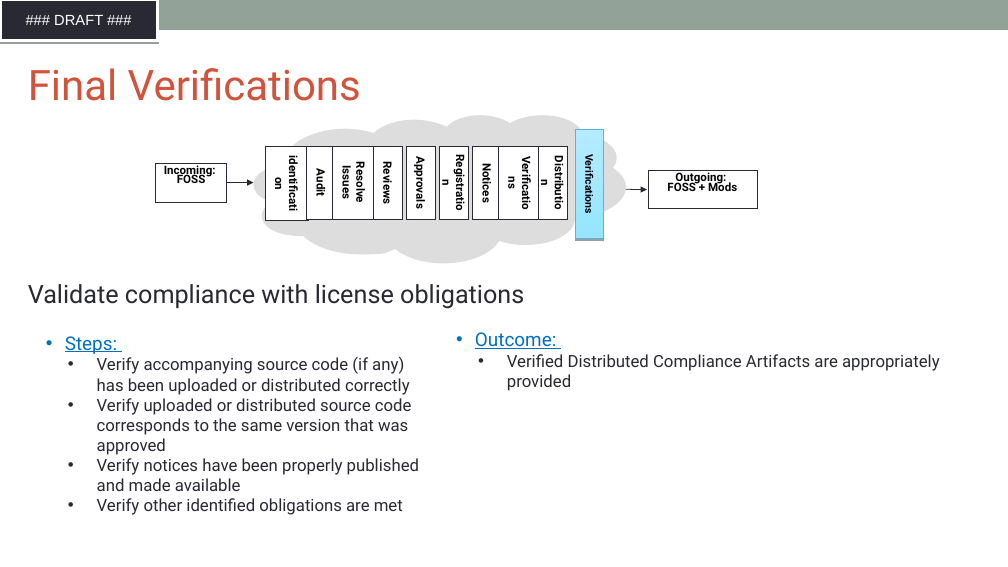
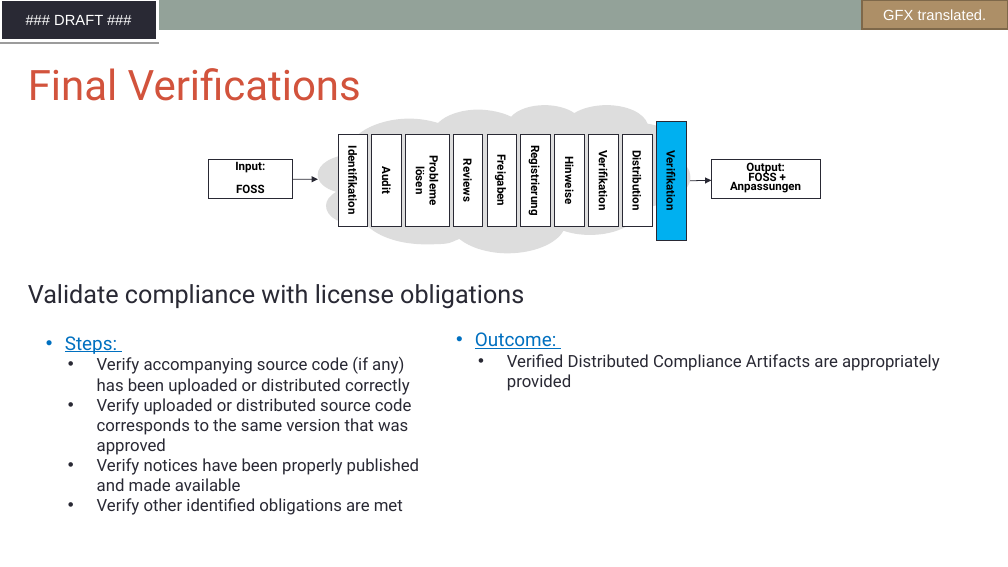
Before and after one commit to SThanheiser/curriculum, a slide deck: slide 67 of translation-DE/slides/DFT_openchain-curriculum-for-1-1_GER.odp. Drawn at 1008x567 pixels with LibreOffice and Linux fonts; fonts in the diff are those of the drawing; background and template pictures are left out. Boxes give left, top, right and bottom in pixels: in the first picture for what was removed or moved away, otherwise in the second. Text is boxed around its words. In the diff, an @@ line names an element or a change of style, - is before the commit and + after.

```diff
--- a/translation-DE/slides/DFT_openchain-curriculum-for-1-1_GER.odp
+++ b/translation-DE/slides/DFT_openchain-curriculum-for-1-1_GER.odp
@@ freeform shape added at [862,0,1008,29], fill #AD8F67, outline #7E684A 2.01 pt, 14 pt, text #FFFFFF @@
+GFX translated.
@@ freeform shape removed at [265,146,308,220] @@
-identification
@@ freeform shape removed at [333,146,376,219] @@
-Resolve Issues
@@ freeform shape added at [338,134,368,226], fill #FFFFFF, outline #292934 0.74 pt, 11 pt, text #000000, bold @@
+Identifikation
@@ freeform shape "Audit": place and size @@
-freeform shape "Audit" at [306,146,336,219]
+freeform shape "Audit" at [372,134,402,226]
@@ freeform shape added at [406,134,449,226], fill #FFFFFF, outline #292934 0.74 pt, 11 pt, text #000000, bold @@
+Probleme lösen
@@ freeform shape removed at [407,147,436,220] @@
-Approvals
@@ freeform shape removed at [439,147,469,220] @@
-Registration
@@ freeform shape "Reviews": place and size @@
-freeform shape "Reviews" at [374,147,403,220]
+freeform shape "Reviews" at [453,134,483,226]
@@ freeform shape removed at [473,147,502,220] @@
-Notices
@@ freeform shape added at [487,134,517,226], fill #FFFFFF, outline #292934 0.74 pt, 11 pt, text #000000, bold @@
+Freigaben
@@ freeform shape removed at [498,147,541,220] @@
-Verifications
@@ freeform shape added at [521,134,551,226], fill #FFFFFF, outline #292934 0.74 pt, 11 pt, text #000000, bold @@
+Registrierung
@@ freeform shape added at [555,134,584,226], fill #FFFFFF, outline #292934 0.74 pt, 11 pt, text #000000, bold @@
+Hinweise
@@ freeform shape removed at [575,130,603,239] @@
@@ freeform shape added at [589,134,618,226], fill #FFFFFF, outline #292934 0.74 pt, 11 pt, text #000000, bold @@
+Verifikation
@@ freeform shape "Distribution": place and size @@
-freeform shape "Distribution" at [538,146,567,219]
+freeform shape "Distribution" at [623,134,652,226]
@@ freeform shape added at [656,121,686,240], fill #00B0F0, outline #292934 0.74 pt, 11 pt, text #000000, bold @@
+Verifikation
@@ freeform shape "Input:": place and size @@
-freeform shape "Input:" at [156,163,227,202]
+freeform shape "Input:" at [209,160,292,198]
@@ text in freeform shape at [235,161,265,173]: text changed @@
-Incoming:
+Input:
@@ arrow moved from (227, 182) - (253, 182) to (292, 179) - (318, 179) @@
@@ text removed at [582,160,596,212] @@
-Verifications
@@ 2 freeform shapes, 1 arrow: place and size @@
-2 freeform shapes, 1 arrow at [253,115,757,263]
+2 freeform shapes, 1 arrow at [318,105,820,253]
@@ text in freeform shape at [730,162,801,193]: text changed @@
-Outgoing:
-FOSS + Mods
+Output:
+FOSS + Anpassungen
```
Also in this commit, not shown: 7 other slides changed, 6 slides added, 6 slides removed, 1 other file.
